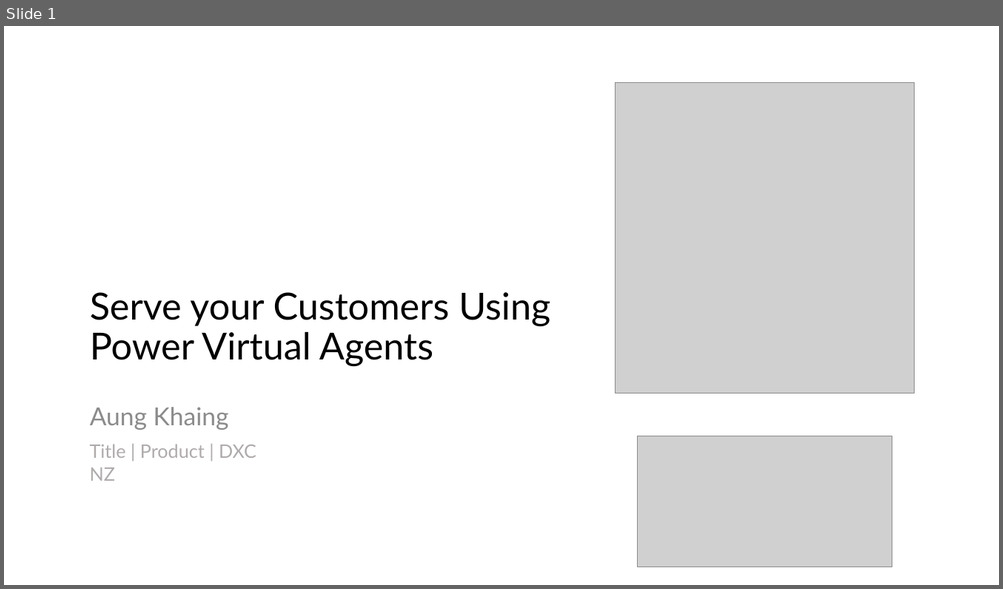
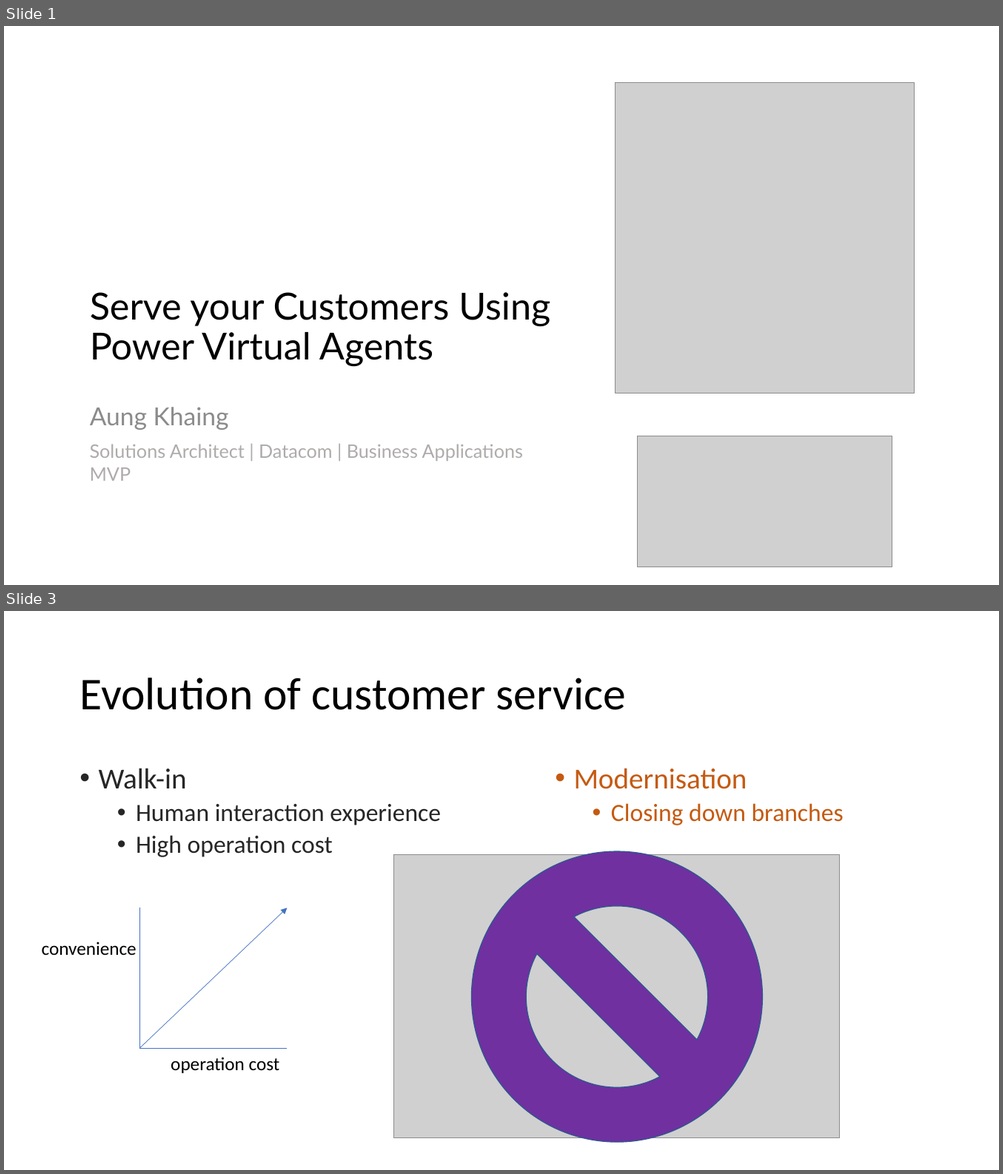
Before and after one commit to ramimounla/GlobalPowerPlatformBootcamp, a slide deck: Slides/Aung Khaing - Serve your customers using power virtual agents - 300 GPPB Wellington.pptx. Shown one above the other, each under a label of ours: slide 1 before the commit, slides 1 and 3 after it; the slides between them are not shown. The pictures are 1003x589 and 1003x1174 pixels, drawn with LibreOffice and Linux fonts; fonts in the diff are those of the drawing; grey boxes stand for pictures; background and template pictures are left out. Boxes give left, top, right and bottom in pixels: in the first picture for what was removed or moved away, otherwise in the second. Text is boxed around its words. In the diff, an @@ line names an element or a change of style, - is before the commit and + after.

```diff
--- a/Slides/Aung Khaing - Serve your customers using power virtual agents - 300 GPPB Wellington.pptx
+++ b/Slides/Aung Khaing - Serve your customers using power virtual agents - 300 GPPB Wellington.pptx
@@ slide 3 added at bbox=[4, 611, 999, 1170], background picture (left out) @@
@@ title added at bbox=[79, 678, 626, 710], 44 pt, text #000000 @@
+Evolution of customer service
@@ text added at bbox=[99, 768, 441, 857], 24 pt, text #262626 @@
+• Walk-in
+  • Human interaction experience
+  • High operation cost
@@ text added at bbox=[574, 768, 843, 826], 24 pt, text #C55A11 @@
+• Modernisation
+  • Closing down branches
@@ no-entry sign added at bbox=[472, 852, 762, 1143], fill #7030A0, outline #325491 1 pt @@
@@ picture added at bbox=[394, 855, 839, 1139] @@
@@ line added from (140, 908) to (140, 1049), #4472C4 0.5 pt @@
@@ arrow added from (141, 1048) to (287, 908), #4472C4 0.5 pt @@
@@ text added at bbox=[42, 942, 136, 955], 18 pt, text #000000 @@
+convenience
@@ line added from (287, 1049) to (140, 1049), #4472C4 0.5 pt @@
@@ text added at bbox=[170, 1057, 280, 1073], 18 pt, text #000000 @@
+operation cost
@@ slide 1 changed as well @@
@@ text at bbox=[90, 444, 523, 481]: text changed @@
-Title | Product | DXC NZ
+Solutions Architect | Datacom | Business Applications MVP
```
Also in this commit, not shown: 13 other slides added, 2 slides removed.
